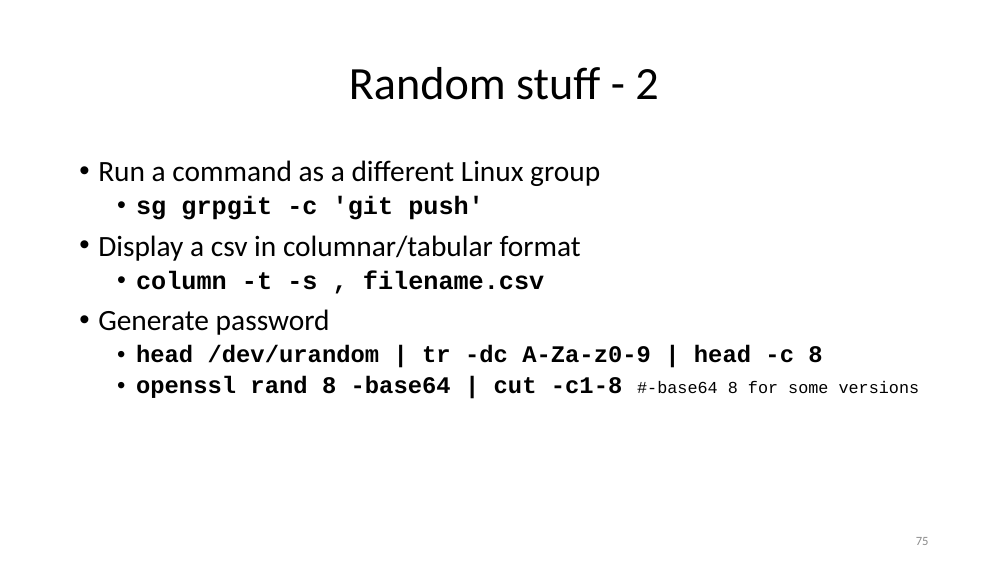
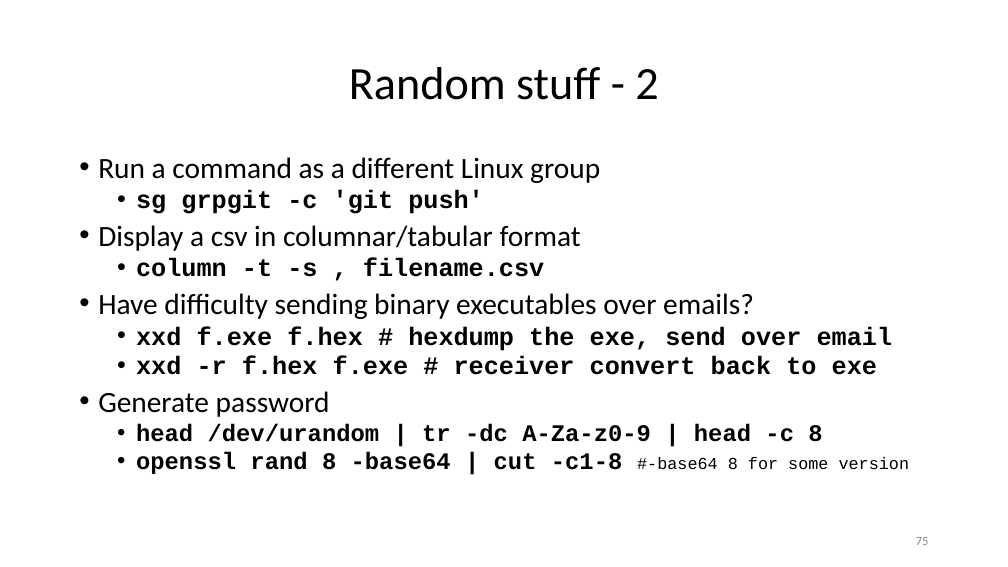
Before and after one commit to ketancmaheshwari/lisa19, a slide deck: slide 75 of lpt_LISA.pptx. Drawn at 1008x567 pixels with LibreOffice and Linux fonts; fonts in the diff are those of the drawing. Boxes give left, top, right and bottom in pixels: in the first picture for what was removed or moved away, otherwise in the second. Text is boxed around its words. In the diff, an @@ line names an element or a change of style, - is before the commit and + after.

Commit message:
added xxd hexdump utility

```diff
--- a/lpt_LISA.pptx
+++ b/lpt_LISA.pptx
@@ text at <box>98,157,822,442</box>: line spacing 0.9 to 0.8 @@
@@ text at <box>98,293,893,375</box>: paragraphs added @@
+• Have difficulty sending binary executables over emails?
+  • xxd f.exe f.hex # hexdump the exe, send over email
+  • xxd -r f.hex f.exe # receiver convert back to exe
@@ text at <box>136,452,910,474</box>: text changed @@
-  • openssl rand 8 -base64 | cut -c1-8 #-base64 8 for some versions
+  • openssl rand 8 -base64 | cut -c1-8 #-base64 8 for some version
```
Also in this commit, not shown: 1 other file.
